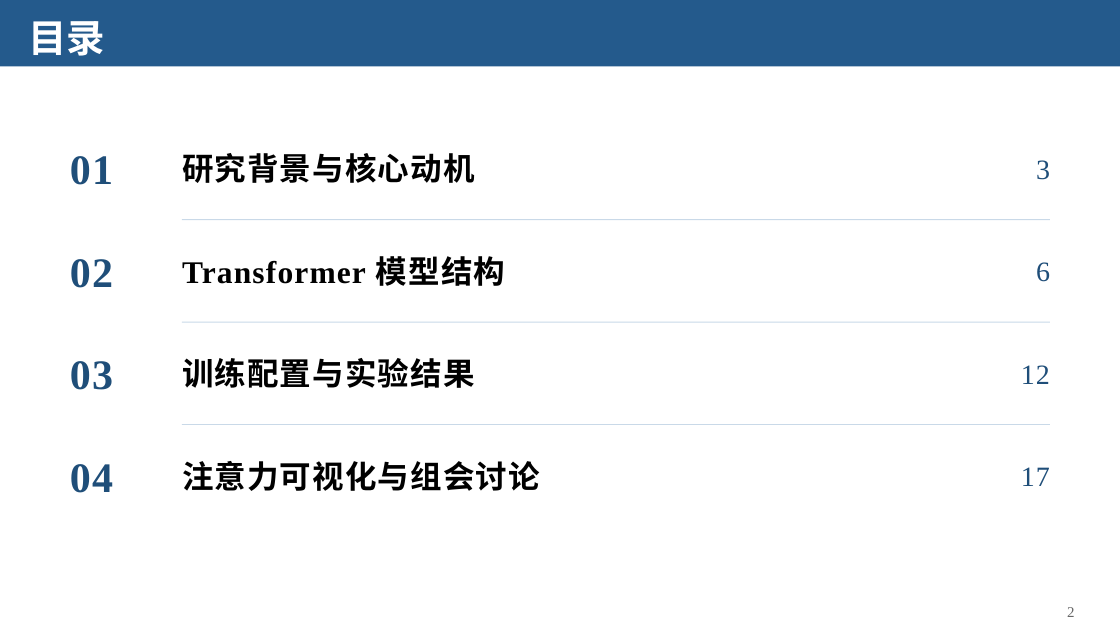
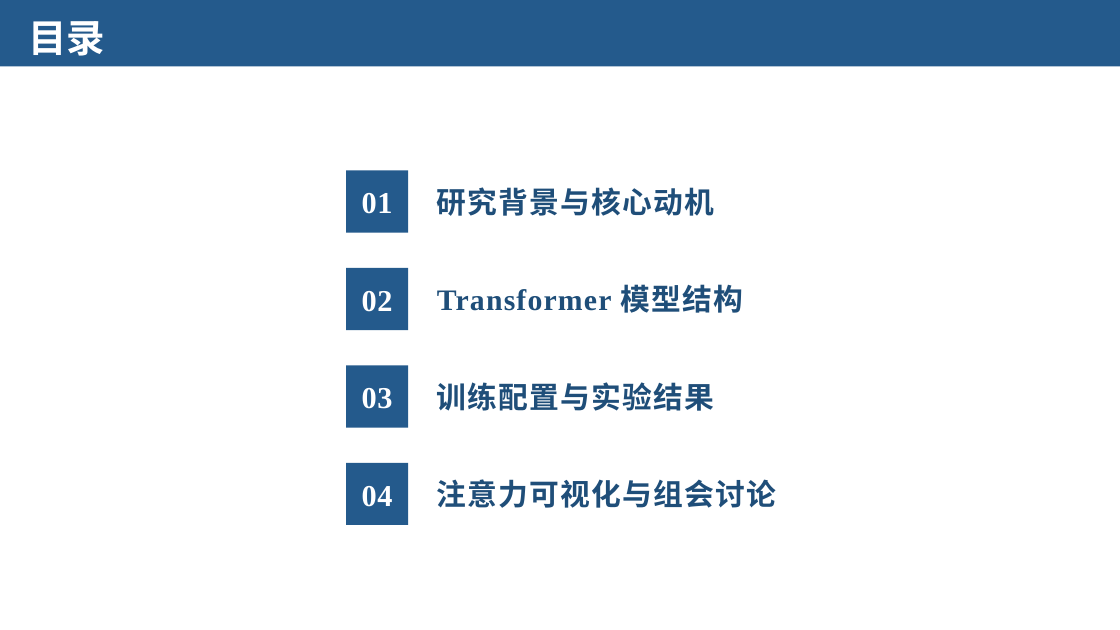
Before and after one commit to Starxy/skills, a slide deck: slide 2 of skills/ppt-craft/assets/academic-blue-template.pptx. Drawn at 1120x630 pixels with LibreOffice and Linux fonts; fonts in the diff are those of the drawing. Boxes give left, top, right and bottom in pixels: in the first picture for what was removed or moved away, otherwise in the second. Text is boxed around its words. In the diff, an @@ line names an element or a change of style, - is before the commit and + after.

Commit message:
feat(ppt-craft): 细化三阶段内容设计、改版居中目录页并默认制作后输出逐字稿

```diff
--- a/skills/ppt-craft/assets/academic-blue-template.pptx
+++ b/skills/ppt-craft/assets/academic-blue-template.pptx
@@ rectangle "01": place and size @@
-rectangle "01" at (70,156,113,185)
+rectangle "01" at (346,171,408,233)
@@ text "研究背景与核心动机": place and size @@
-text "研究背景与核心动机" at (182,153,475,183)
+text "研究背景与核心动机" at (437,187,714,216)
@@ text removed at (1036,160,1050,180) @@
-3
@@ rectangle removed at (182,219,1050,220) @@
@@ rectangle "02": place and size @@
-rectangle "02" at (70,259,113,288)
+rectangle "02" at (346,268,408,330)
@@ size 27 to 25.5 pt, text colour #000000 to #1F4E79 in 4 elements at (437,187,714,216), (437,479,776,508), (437,382,714,411), (437,284,744,313) @@
@@ text "Transformer 模型结构": place and size @@
-text "Transformer 模型结构" at (182,256,505,286)
+text "Transformer 模型结构" at (437,284,744,313)
@@ text removed at (1036,262,1050,282) @@
-6
@@ rectangle removed at (182,322,1050,323) @@
@@ rectangle "03": place and size @@
-rectangle "03" at (70,361,113,390)
+rectangle "03" at (346,365,408,428)
@@ text "训练配置与实验结果": place and size @@
-text "训练配置与实验结果" at (182,358,475,388)
+text "训练配置与实验结果" at (437,382,714,411)
@@ text removed at (1021,365,1050,384) @@
-12
@@ rectangle removed at (182,424,1050,425) @@
@@ size 36 to 26 pt, text colour #1F4E79 to #FFFFFF, letter spacing 1 to 0.5 pt; alignment left to centre; fill none to #245A8C in 4 elements at (346,171,408,233), (346,268,408,330), (346,365,408,428), (346,463,408,525) @@
@@ rectangle "04": place and size @@
-rectangle "04" at (70,464,113,493)
+rectangle "04" at (346,463,408,525)
@@ text "注意力可视化与组会讨论": place and size @@
-text "注意力可视化与组会讨论" at (182,461,540,491)
+text "注意力可视化与组会讨论" at (437,479,776,508)
@@ text removed at (1021,467,1050,486) @@
-17
@@ text removed at (1067,607,1074,617) @@
-2
```
Also in this commit, not shown: 7 other files.
